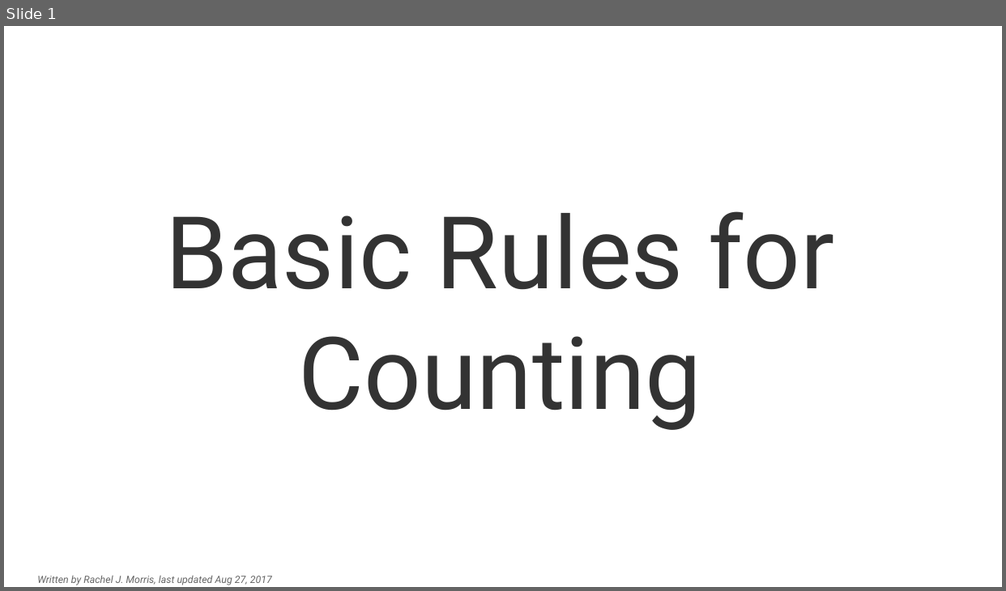
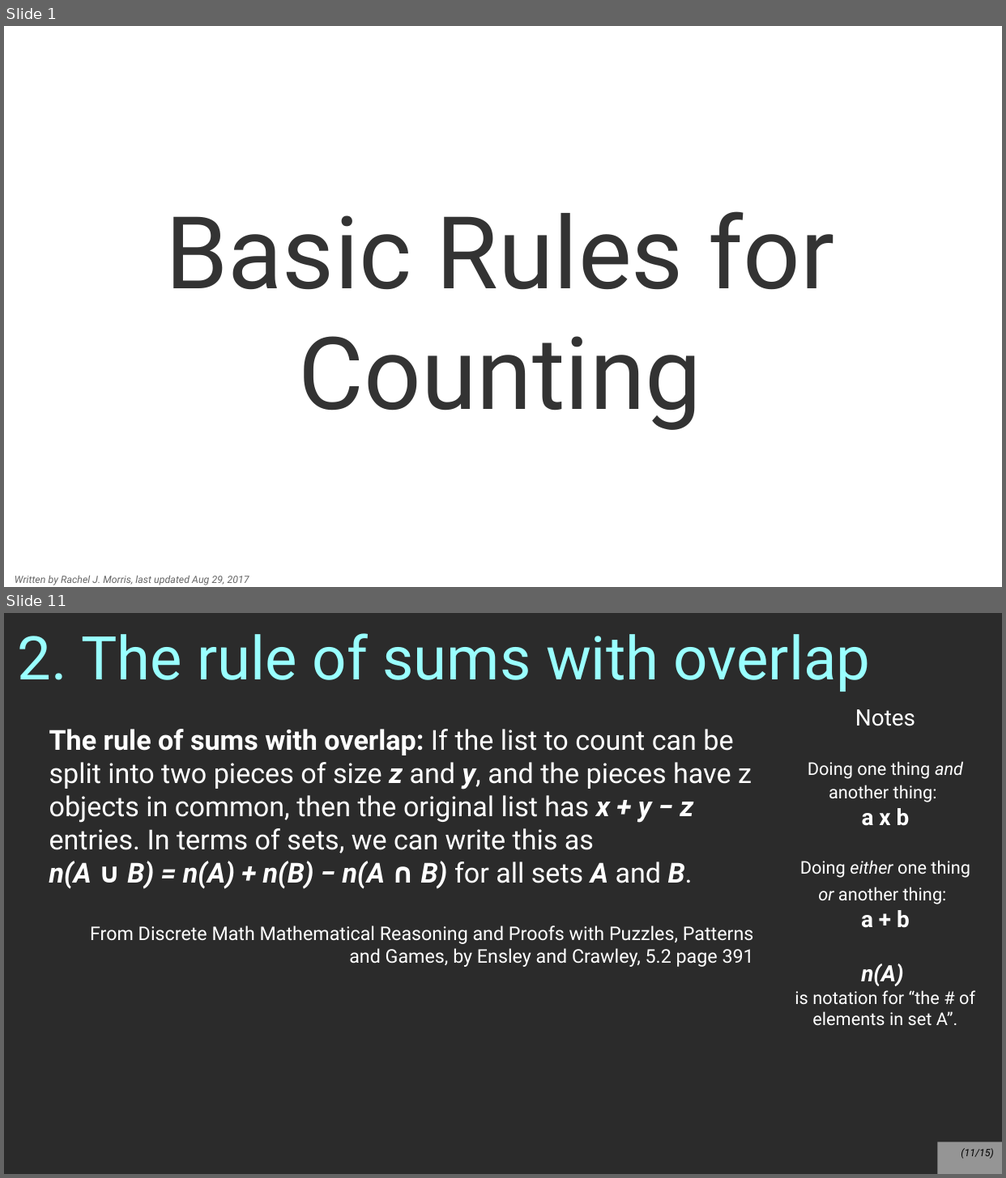
Before and after one commit to nguyenchithien/CS211-Discrete-Structures-II, a slide deck: Lectures/Lecture 5.2.odp. Shown one above the other, each under a label of ours: slide 1 before the commit, slides 1 and 11 after it; the slides between them are not shown. The pictures are 1006x591 and 1006x1178 pixels, drawn with LibreOffice and Linux fonts; fonts in the diff are those of the drawing; background and template pictures are left out; a plain dark background stands for a picture behind light text. Boxes give left, top, right and bottom in pixels: in the first picture for what was removed or moved away, otherwise in the second. Text is boxed around its words. In the diff, an @@ line names an element or a change of style, - is before the commit and + after.

```diff
--- a/Lectures/Lecture 5.2.odp
+++ b/Lectures/Lecture 5.2.odp
@@ slide 11 added at (4,613,1002,1174), background picture (left out) @@
@@ title added at (18,633,871,692), 48 pt, text #99FFFF @@
+2. The rule of sums with overlap
@@ text added at (795,709,975,1026), 14 pt, text #FFFFFF @@
+Notes
+Doing one thing and another thing:
+a x b
+Doing either one thing or another thing:
+a + b
+n(A)
+is notation for “the # of elements in set A”.
@@ text added at (49,729,754,967), 22 pt, text #FFFFFF @@
+The rule of sums with overlap: If the list to count can be split into two pieces of size z and y, and the pieces have z objects in common, then the original list has x + y − z entries. In terms of sets, we can write this as
+n(A ∪ B) = n(A) + n(B) − n(A ∩ B) for all sets A and B.
+From Discrete Math Mathematical Reasoning and Proofs with Puzzles, Patterns
+and Games, by Ensley and Crawley, 5.2 page 391
@@ page number added at (938,1143,1002,1174), fill #FFFFFF at 50% opacity, 8 pt, text #000000, italic @@
+(11/15)
@@ slide 1 changed as well @@
@@ text "Written by Rachel J. Morris, ..." at (15,575,249,586): vertical alignment middle to top @@
@@ text at (15,575,249,586): text changed @@
-Written by Rachel J. Morris, last updated Aug 27, 2017
+Written by Rachel J. Morris, last updated Aug 29, 2017
```
Also in this commit, not shown: 2 other slides changed, 13 other slides added, 2 slides removed, 1 other file.
